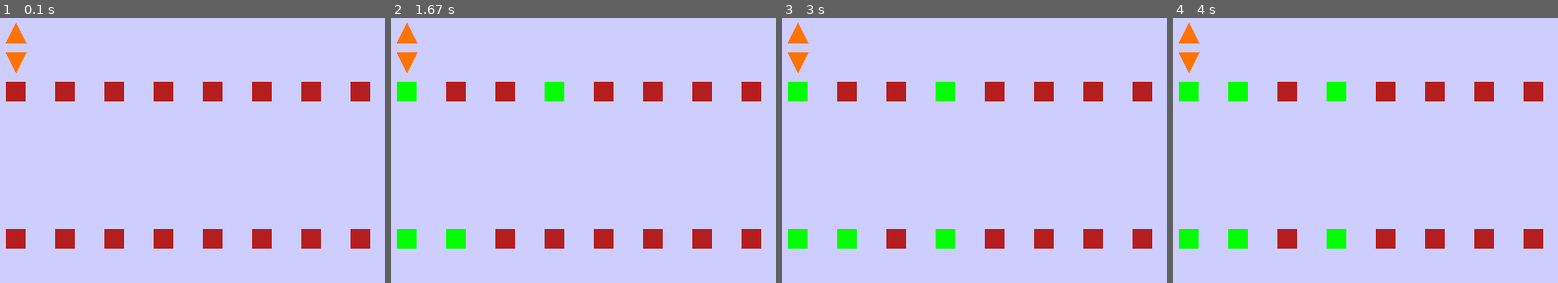
Above: before the commit, frames 1-4 (left to right).
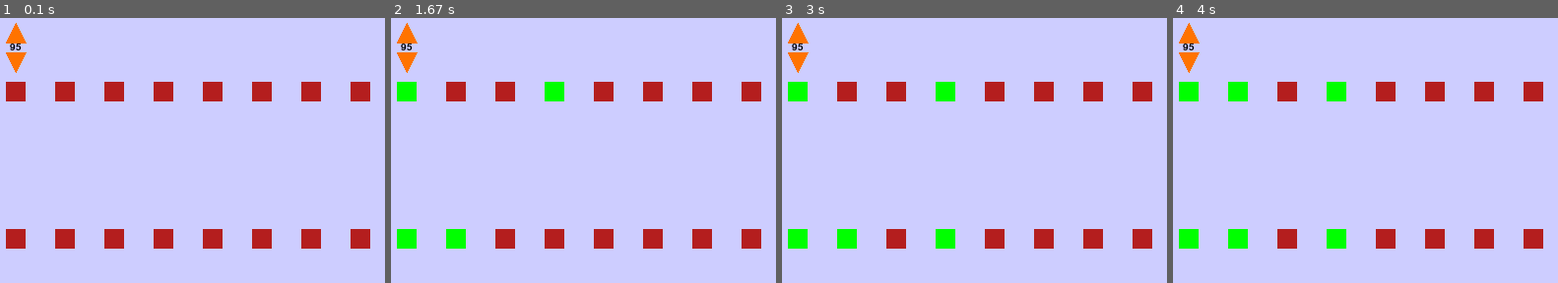
Above: after the commit, the same moments.

Repository: samuelbigio/DrumLooper
Game: pygame game, started from Main/main.py
Two runs of this game, one before a commit and one after it. Both use one fixed random seed, a clock stepped at 60 frames per second and the inputs below. The source is Python 2; it was converted automatically to run under Python 3.
Inputs (mouse positions are % of the whole screen's width and height, from its top left):
- Up to frame 1 (0.1 s): no input
- Up to frame 2 (1.67 s): click (2, 14) at 0.38 s; click (2, 42) at 0.72 s; click (8, 42) at 1.05 s; click (21, 14) at 1.38 s
- Up to frame 3 (3 s): click (2, 69) at 1.72 s; click (8, 69) at 2.05 s; click (21, 42) at 2.38 s; click (2, 97) at 2.72 s
- Up to frame 4 (4 s): click (8, 97) at 3.05 s; click (21, 69) at 3.38 s; click (8, 14) at 3.72 s
The pictures show only the part of the screen within x 0-50%, y 0-50%; the shares and areas given below are measured in that part.

The runs differ from the first frame. In frame 1, less than 0.1% of the frame differs, in the area x 2-6%, y 9-13%; in frame 2, less than 0.1%; in frame 3, less than 0.1%; in frame 4, less than 0.1%.

Commit message:
adding dial for bpm

Diff:
--- a/Main/Buttons/PlayBtn.py
+++ b/Main/Buttons/PlayBtn.py
@@ -41,6 +41,8 @@
             TextRect.center = ((x + w / 2), (y + h / 2))
 
             self.game.gameDisplay.blit(TextSurf, TextRect)
+
+
 
 
         if (( mouse[0] < (x + w) and mouse[0] > x ) and ( mouse[1] < (y+h) and mouse[1] > y ) ):
@@ -108,15 +110,18 @@
                     for i in range(1,len(sounds)):
                         sounds[0] = sounds[0].overlay(sounds[i],position=0)
 
-                    sounds[0].export('Sounds/kit1/loop.wav', format="wav")
+                    playFile= 'Sounds/kit1/loop5.wav'
+                    sounds[0].export('Sounds/kit1/loop5.wav', format="wav")
 
                     print("--- %s seconds ---" % (time.time() - start_time))
 
 
 
 
-                    pygame.mixer.Channel(0).play(pygame.mixer.Sound('Sounds/kit1/loop.wav'))
+                    #pygame.mixer.Channel(0).play(pygame.mixer.Sound('Sounds/kit1/loop.wav'))
 
+                    pygame.mixer.music.load(playFile)
+                    pygame.mixer.music.play(-1)
 
 
 
--- a/Main/Buttons/dial.py
+++ b/Main/Buttons/dial.py
@@ -59,7 +59,7 @@
                     if self.game.bpm>60:
                         self.game.bpm -=1
 
-                print self.game.bpm
+
 
 
 
--- a/Main/PygameInit.py
+++ b/Main/PygameInit.py
@@ -9,6 +9,8 @@
     def __init__(self):
         pygame.init()
         pygame.mixer.init()
+        playFile = 'Sounds/kit1/loop.wav'
+        pygame.mixer.music.load(playFile)
 
 
 
@@ -45,9 +47,10 @@
         self.makeButtons()
         self.play = Play(self)
 
-        dialCenter = (25,30)
+        self.dialCenter = (25,30)
         dialColors = [self.orange,self.orangehue]
-        dialPL = self.getDialPL(dialCenter,20)
+        self.dialRadius = 20
+        dialPL = self.getDialPL(self.dialCenter,self.dialRadius)
 
 
         self.dialUp = DialBtn(self, 1, dialPL[0], dialColors)
@@ -80,6 +83,7 @@
 
                 self.dialUp.getMove()
                 self.dialDown.getMove()
+                self.printBPM()
 
                 #todo: loop beat
 
@@ -154,6 +158,7 @@
         return res
 
 
-
-# ESTABLISH PL AS A LIST FROM THE CENTER [ [(R/2, R), (R/2, -R), (0, R/2 + R)],
-#                                        [(-R/2, R), (-R/2, -R), (0, -R/2 - R)]
+    def printBPM(self):
+        TextSurf, TextRect = self.text_objects(str(self.bpm), self.largeText)
+        TextRect.center = (self.dialCenter)
+        self.gameDisplay.blit(TextSurf, TextRect)
Not shown, changed: Main/Sounds/kit1/loop.wav
